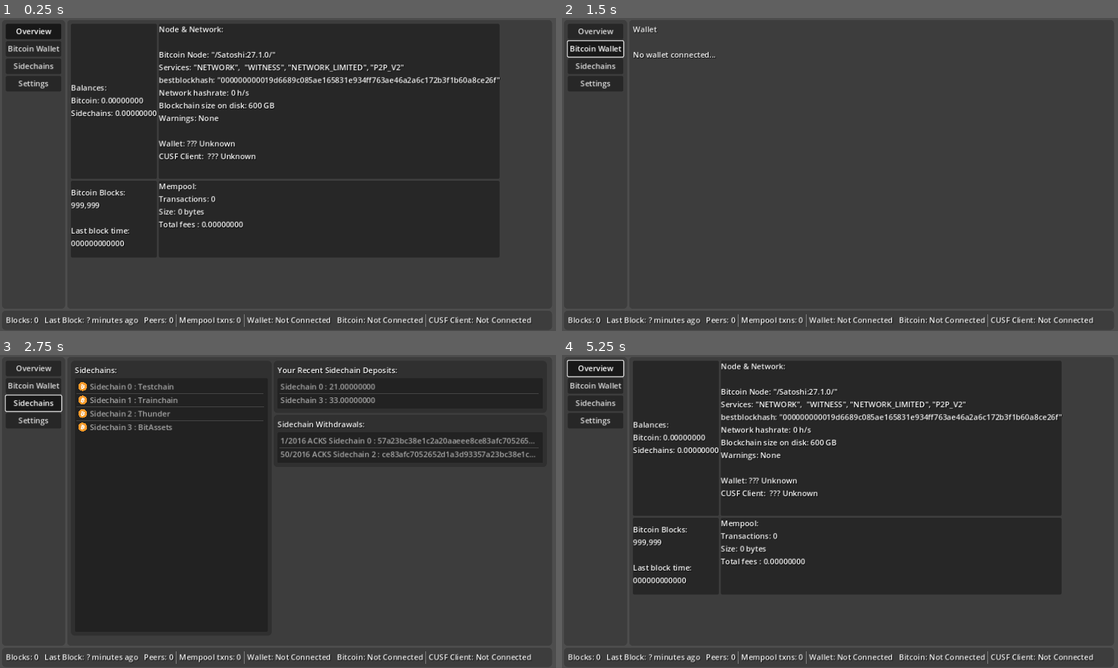
Above: before the commit, frames 1-4 (two rows, left to right).
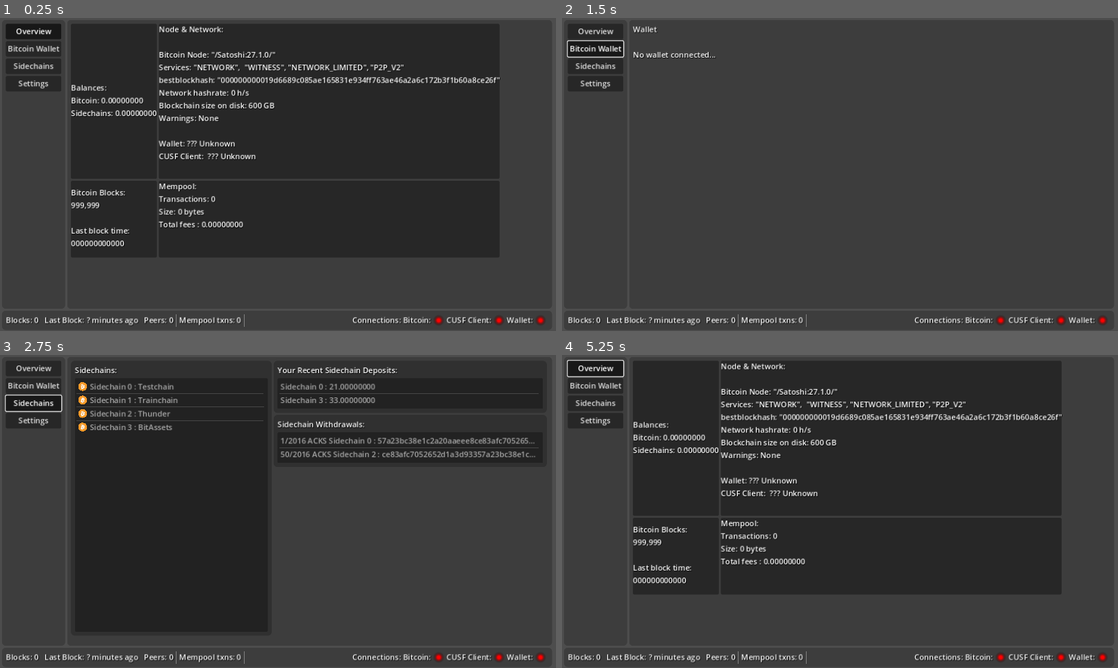
Above: after the commit, the same moments.

Repository: LayerTwo-Labs/BitWindow
Game: Godot game, scene res://scene/main_window.tscn
The game is run twice, just before and just after one commit, with the same random seed, the same clock (stepped at 60 frames per second) and the same inputs.
Inputs:
- Up to frame 1 (0.25 s): no input
- Up to frame 2 (1.5 s): click "Overview" at 0.5 s; click "Bitcoin Wallet" at 1.25 s
- Up to frame 3 (2.75 s): click "Sidechains" at 2 s
- Up to frame 4 (5.25 s): click "Overview" at 2.75 s; click "Bitcoin Wallet" at 3.5 s; click "Sidechains" at 4.25 s; click "Overview" at 5 s

The runs differ from the first frame. In frame 1, 0.7% of the frame differs, in the area x 44-98%, y 94-99%; in frame 2, 0.7%; in frame 3, 0.7%; in frame 4, 0.7%.

Commit message:
Check and display connection status of bitcoin, wallet, cusf client

Diff:
--- a/BitWindow/scene/main_window.tscn
+++ b/BitWindow/scene/main_window.tscn
@@ -6,6 +6,28 @@
 [ext_resource type="Texture2D" uid="uid://dddtuaqltlbg7" path="res://image/bitcoin.png" id="4_s21x0"]
 
 [sub_resource type="ButtonGroup" id="ButtonGroup_ifbhb"]
+
+[sub_resource type="Gradient" id="Gradient_y0kg2"]
+offsets = PackedFloat32Array(0.199234, 0.726054)
+colors = PackedColorArray(1, 0, 0, 1, 0, 0, 0, 0)
+
+[sub_resource type="GradientTexture2D" id="GradientTexture2D_0oifk"]
+gradient = SubResource("Gradient_y0kg2")
+width = 16
+height = 16
+fill = 1
+fill_from = Vector2(0.5, 0.5)
+
+[sub_resource type="Gradient" id="Gradient_i28mx"]
+offsets = PackedFloat32Array(0.199234, 0.726054)
+colors = PackedColorArray(0.285298, 0.629639, 7.70092e-07, 1, 0, 0, 0, 0)
+
+[sub_resource type="GradientTexture2D" id="GradientTexture2D_3y21c"]
+gradient = SubResource("Gradient_i28mx")
+width = 16
+height = 16
+fill = 1
+fill_from = Vector2(0.5, 0.5)
 
 [node name="MainWindow" type="Control"]
 layout_mode = 3
@@ -296,6 +318,8 @@
 
 [node name="LabelNumBlocks" type="Label" parent="MarginContainer/VBoxContainer/PanelContainer/HBoxContainerBottomStatus"]
 layout_mode = 2
+size_flags_horizontal = 3
+size_flags_stretch_ratio = 0.0
 text = "Blocks: 0"
 
 [node name="VSeparator" type="VSeparator" parent="MarginContainer/VBoxContainer/PanelContainer/HBoxContainerBottomStatus"]
@@ -325,23 +349,60 @@
 
 [node name="Label3" type="Label" parent="MarginContainer/VBoxContainer/PanelContainer/HBoxContainerBottomStatus"]
 layout_mode = 2
-text = "Wallet: Not Connected"
-
-[node name="VSeparator3" type="VSeparator" parent="MarginContainer/VBoxContainer/PanelContainer/HBoxContainerBottomStatus"]
-layout_mode = 2
+size_flags_horizontal = 3
+text = "Connections: Bitcoin:"
+horizontal_alignment = 2
+
+[node name="TextureRectBitcoinNotConnected" type="TextureRect" parent="MarginContainer/VBoxContainer/PanelContainer/HBoxContainerBottomStatus"]
+layout_mode = 2
+texture = SubResource("GradientTexture2D_0oifk")
+expand_mode = 3
+
+[node name="TextureRectBitcoinConnected" type="TextureRect" parent="MarginContainer/VBoxContainer/PanelContainer/HBoxContainerBottomStatus"]
+visible = false
+layout_mode = 2
+texture = SubResource("GradientTexture2D_3y21c")
+expand_mode = 3
+
+[node name="Label5" type="Label" parent="MarginContainer/VBoxContainer/PanelContainer/HBoxContainerBottomStatus"]
+layout_mode = 2
+text = "CUSF Client:"
+
+[node name="TextureRectCUSFNotConnected" type="TextureRect" parent="MarginContainer/VBoxContainer/PanelContainer/HBoxContainerBottomStatus"]
+layout_mode = 2
+texture = SubResource("GradientTexture2D_0oifk")
+expand_mode = 3
+
+[node name="TextureRectCUSFConnected" type="TextureRect" parent="MarginContainer/VBoxContainer/PanelContainer/HBoxContainerBottomStatus"]
+visible = false
+layout_mode = 2
+texture = SubResource("GradientTexture2D_3y21c")
+expand_mode = 3
 
 [node name="Label4" type="Label" parent="MarginContainer/VBoxContainer/PanelContainer/HBoxContainerBottomStatus"]
 layout_mode = 2
-text = "Bitcoin: Not Connected"
-
-[node name="VSeparator5" type="VSeparator" parent="MarginContainer/VBoxContainer/PanelContainer/HBoxContainerBottomStatus"]
-layout_mode = 2
-
-[node name="Label5" type="Label" parent="MarginContainer/VBoxContainer/PanelContainer/HBoxContainerBottomStatus"]
-layout_mode = 2
-text = "CUSF Client: Not Connected"
+text = "Wallet:"
+
+[node name="TextureRectWalletNotConnected" type="TextureRect" parent="MarginContainer/VBoxContainer/PanelContainer/HBoxContainerBottomStatus"]
+layout_mode = 2
+texture = SubResource("GradientTexture2D_0oifk")
+expand_mode = 3
+
+[node name="TextureRectWalletConnected" type="TextureRect" parent="MarginContainer/VBoxContainer/PanelContainer/HBoxContainerBottomStatus"]
+visible = false
+layout_mode = 2
+texture = SubResource("GradientTexture2D_3y21c")
+expand_mode = 3
+
+[node name="ConnectionLights" type="Control" parent="MarginContainer/VBoxContainer/PanelContainer/HBoxContainerBottomStatus"]
+layout_mode = 2
 
 [connection signal="btc_new_block_count" from="Server" to="." method="_on_server_btc_new_block_count"]
+[connection signal="btc_rpc_failed" from="Server" to="." method="_on_server_btc_rpc_failed"]
+[connection signal="cusf_new_block_count" from="Server" to="." method="_on_server_cusf_new_block_count"]
+[connection signal="cusf_rpc_failed" from="Server" to="." method="_on_server_cusf_rpc_failed"]
+[connection signal="wallet_rpc_failed" from="Server" to="." method="_on_server_wallet_rpc_failed"]
+[connection signal="wallet_updated" from="Server" to="." method="_on_server_wallet_updated"]
 [connection signal="toggled" from="MarginContainer/VBoxContainer/HBoxContainerPageAndPageButtons/PanelContainerPageButtons/VBoxContainer/ButtonOverview" to="." method="_on_button_overview_toggled"]
 [connection signal="toggled" from="MarginContainer/VBoxContainer/HBoxContainerPageAndPageButtons/PanelContainerPageButtons/VBoxContainer/ButtonWallet" to="." method="_on_button_wallet_toggled"]
 [connection signal="toggled" from="MarginContainer/VBoxContainer/HBoxContainerPageAndPageButtons/PanelContainerPageButtons/VBoxContainer/ButtonSidechains" to="." method="_on_button_sidechains_toggled"]
--- a/BitWindow/scene/server.tscn
+++ b/BitWindow/scene/server.tscn
@@ -31,5 +31,11 @@
 
 [node name="HTTPRPCBTCGetBlockCount" type="HTTPRequest" parent="RPCRequests"]
 
+[node name="HTTPRPCWalletGetBalance" type="HTTPRequest" parent="RPCRequests"]
+
+[node name="HTTPRPCCUSFGetBlockCount" type="HTTPRequest" parent="RPCRequests"]
+
 [connection signal="pressed" from="ButtonTestConnectionBitcoin" to="." method="_on_button_test_connection_bitcoin_pressed"]
 [connection signal="request_completed" from="RPCRequests/HTTPRPCBTCGetBlockCount" to="." method="_on_httprpcbtc_get_block_count_request_completed"]
+[connection signal="request_completed" from="RPCRequests/HTTPRPCWalletGetBalance" to="." method="_on_httprpc_wallet_get_balance_request_completed"]
+[connection signal="request_completed" from="RPCRequests/HTTPRPCCUSFGetBlockCount" to="." method="_on_httprpccusf_get_block_count_request_completed"]
--- a/BitWindow/script/main_window.gd
+++ b/BitWindow/script/main_window.gd
@@ -1,12 +1,75 @@
 extends Control
+
+const BITCOIN_UPDATE_DELAY : int = 10
+const WALLET_UPDATE_DELAY : int = 10
+const CUSF_UPDATE_DELAY : int = 10
+
+var connected_btc : bool = false
+var connected_wallet : bool = false
+var connected_cusf : bool = false
+
+var timer_bitcoin_update = null
+var timer_wallet_update = null
+var timer_cusf_update = null
 
 func _ready() -> void:
 	# For network code debugging, set the server node visible
 	$Server.visible = true
 
+	# Create bitcoin update timer
+	timer_bitcoin_update = Timer.new()
+	add_child(timer_bitcoin_update)
+	timer_bitcoin_update.connect("timeout", update_bitcoin_data)
+
+	timer_bitcoin_update.start(BITCOIN_UPDATE_DELAY)
+
+	# Create wallet update timer
+	timer_wallet_update = Timer.new()
+	add_child(timer_wallet_update)
+	timer_wallet_update.connect("timeout", update_wallet_data)
+
+	timer_wallet_update.start(WALLET_UPDATE_DELAY)
+
+	# Create bitcoin update timer
+	timer_cusf_update = Timer.new()
+	add_child(timer_cusf_update)
+	timer_cusf_update.connect("timeout", update_cusf_data)
+
+	timer_cusf_update.start(CUSF_UPDATE_DELAY)
+
+
+	call_deferred("display_connection_status")
+
 
 func _on_server_btc_new_block_count(height: int) -> void:
-	$VBoxContainer/HBoxContainerBottomStatus/PanelContainer/LabelNumBlocks.text = str("Bitcoin block count: ", height)
+	connected_btc = true
+	$MarginContainer/VBoxContainer/PanelContainer/HBoxContainerBottomStatus/LabelNumBlocks.text = str("Blocks: ", height)
+	display_connection_status()
+
+
+func _on_server_cusf_new_block_count(_height: int) -> void:
+	connected_cusf = true
+	display_connection_status()
+
+
+func _on_server_wallet_updated(_btc_balance: int) -> void:
+	connected_wallet = true
+	display_connection_status()
+
+
+func _on_server_btc_rpc_failed() -> void:
+	connected_btc = false
+	display_connection_status()
+
+
+func _on_server_wallet_rpc_failed() -> void:
+	connected_wallet = false
+	display_connection_status()
+
+
+func _on_server_cusf_rpc_failed() -> void:
+	connected_cusf = false
+	display_connection_status()
 
 
 func _on_button_overview_toggled(toggled_on: bool) -> void:
@@ -35,3 +98,38 @@
 		$MarginContainer/VBoxContainer/HBoxContainerPageAndPageButtons/PanelContainerPages/SettingPage.visible = true
 	else:
 		$MarginContainer/VBoxContainer/HBoxContainerPageAndPageButtons/PanelContainerPages/SettingPage.visible = false
+
+
+func display_connection_status() -> void:
+	if connected_btc:
+		$MarginContainer/VBoxContainer/PanelContainer/HBoxContainerBottomStatus/TextureRectBitcoinNotConnected.visible = false
+		$MarginContainer/VBoxContainer/PanelContainer/HBoxContainerBottomStatus/TextureRectBitcoinConnected.visible = true
+	else:
+		$MarginContainer/VBoxContainer/PanelContainer/HBoxContainerBottomStatus/TextureRectBitcoinNotConnected.visible = true
+		$MarginContainer/VBoxContainer/PanelContainer/HBoxContainerBottomStatus/TextureRectBitcoinConnected.visible = false
+
+	if connected_wallet:
+		$MarginContainer/VBoxContainer/PanelContainer/HBoxContainerBottomStatus/TextureRectWalletNotConnected.visible = false
+		$MarginContainer/VBoxContainer/PanelContainer/HBoxContainerBottomStatus/TextureRectWalletConnected.visible = true
+	else:
+		$MarginContainer/VBoxContainer/PanelContainer/HBoxContainerBottomStatus/TextureRectWalletNotConnected.visible = true
+		$MarginContainer/VBoxContainer/PanelContainer/HBoxContainerBottomStatus/TextureRectWalletConnected.visible = false
+
+	if connected_cusf:
+		$MarginContainer/VBoxContainer/PanelContainer/HBoxContainerBottomStatus/TextureRectCUSFNotConnected.visible = false
+		$MarginContainer/VBoxContainer/PanelContainer/HBoxContainerBottomStatus/TextureRectCUSFConnected.visible = true
+	else:
+		$MarginContainer/VBoxContainer/PanelContainer/HBoxContainerBottomStatus/TextureRectCUSFNotConnected.visible = true
+		$MarginContainer/VBoxContainer/PanelContainer/HBoxContainerBottomStatus/TextureRectCUSFConnected.visible = false
+
+
+func update_bitcoin_data() -> void:
+	$Server.rpc_bitcoin_getblockcount()
+
+
+func update_wallet_data() -> void:
+	$Server.rpc_wallet_getbalance()
+
+
+func update_cusf_data() -> void:
+	$Server.rpc_cusf_getblockcount()
--- a/BitWindow/script/server.gd
+++ b/BitWindow/script/server.gd
@@ -4,14 +4,28 @@
 const RPC_PASS : String = "def"
 
 const BITCOIN_RPC_PORT : int = 8332
+const WALLET_RPC_PORT : int = -1 # TODO currently unknown
+const CUSF_RPC_PORT : int = -1   # TODO currently unknown
 
 @onready var http_rpc_btc_get_block_count: HTTPRequest = $RPCRequests/HTTPRPCBTCGetBlockCount
+@onready var http_rpc_wallet_get_balance: HTTPRequest = $RPCRequests/HTTPRPCWalletGetBalance
+@onready var http_rpc_cusf_get_block_count: HTTPRequest = $RPCRequests/HTTPRPCCUSFGetBlockCount
 
+# Signals that should be emitted regularly if connections are working
 signal btc_new_block_count(height : int)
+signal wallet_updated(btc_balance : int)
+signal cusf_new_block_count(height : int)
+
+# Signals that indicate connection failure to one of the backend softwares
+signal btc_rpc_failed()
+signal wallet_rpc_failed()
+signal cusf_rpc_failed()
 
 
 func _on_button_test_connection_bitcoin_pressed() -> void:
 	rpc_bitcoin_getblockcount()
+	rpc_cusf_getblockcount()
+	rpc_wallet_getbalance()
 
 
 func make_rpc_request(port : int, method: String, params: Variant, http_request: HTTPRequest) -> void:
@@ -48,7 +62,15 @@
 	make_rpc_request(BITCOIN_RPC_PORT, "getblockcount", [], http_rpc_btc_get_block_count)
 
 
-func _on_httprpcbtc_get_block_count_request_completed(result: int, response_code: int, headers: PackedStringArray, body: PackedByteArray) -> void:
+func rpc_wallet_getbalance() -> void:
+	make_rpc_request(WALLET_RPC_PORT, "getbalance", [], http_rpc_wallet_get_balance)
+
+
+func rpc_cusf_getblockcount() -> void:
+	make_rpc_request(CUSF_RPC_PORT, "getblockcount", [], http_rpc_cusf_get_block_count)
+
+
+func _on_httprpcbtc_get_block_count_request_completed(result: int, response_code: int, _headers: PackedStringArray, body: PackedByteArray) -> void:
 	var res = parse_rpc_result(response_code, body)
 	var height : int = 0
 	if res.has("result"):
@@ -57,3 +79,28 @@
 		btc_new_block_count.emit(height)
 	else:
 		print_debug("result error")
+		btc_rpc_failed.emit()
+
+
+func _on_httprpc_wallet_get_balance_request_completed(result: int, response_code: int, _headers: PackedStringArray, body: PackedByteArray) -> void:
+	var res = parse_rpc_result(response_code, body)
+	var balance : int = 0
+	if res.has("result"):
+		print_debug("Result: ", res.result)
+		balance = res.result
+		wallet_updated.emit(balance)
+	else:
+		print_debug("result error")
+		wallet_rpc_failed.emit()
+
+
+func _on_httprpccusf_get_block_count_request_completed(result: int, response_code: int, _headers: PackedStringArray, body: PackedByteArray) -> void:
+	var res = parse_rpc_result(response_code, body)
+	var height : int = 0
+	if res.has("result"):
+		print_debug("Result: ", res.result)
+		height = res.result
+		cusf_new_block_count.emit(height)
+	else:
+		print_debug("result error")
+		cusf_rpc_failed.emit()
Not shown: 1 places in BitWindow/scene/main_window.tscn that only renumber resources
